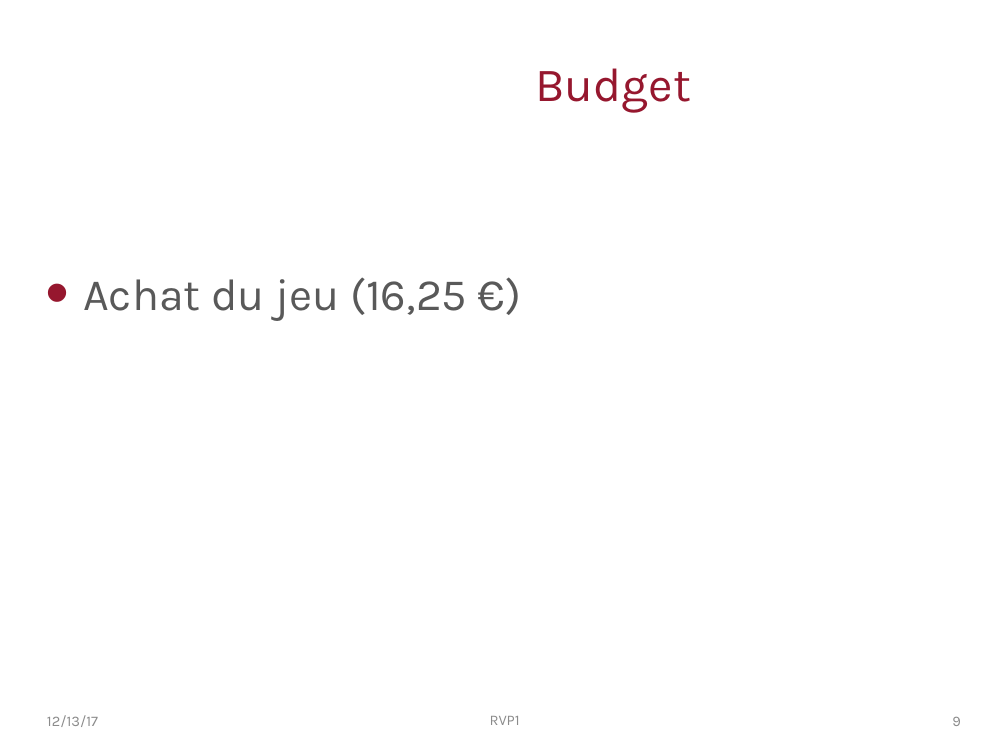
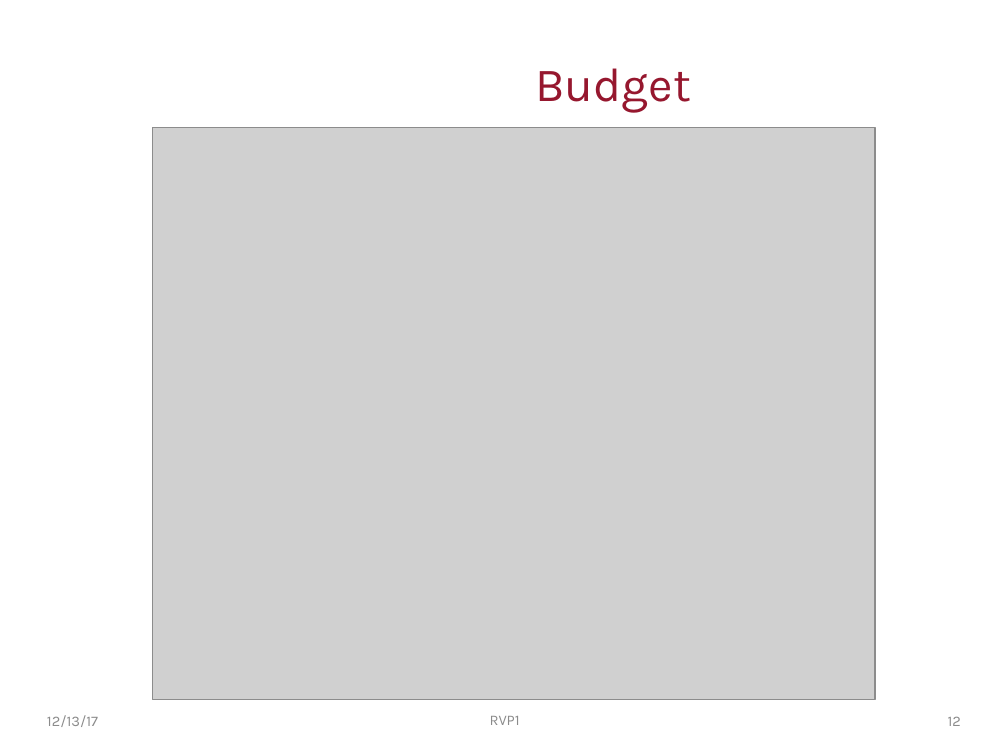
Before and after one commit to PingouinsECL/documents, a slide deck: slide 12 of RVP1.pptx (slide 9 before the commit). Drawn at 1008x756 pixels with LibreOffice and Linux fonts; fonts in the diff are those of the drawing; grey boxes stand for pictures; background and template pictures are left out. Boxes give left, top, right and bottom in pixels: in the first picture for what was removed or moved away, otherwise in the second. Text is boxed around its words. In the diff, an @@ line names an element or a change of style, - is before the commit and + after.

```diff
--- a/RVP1.pptx
+++ b/RVP1.pptx
@@ picture added at (x1=152, y1=127, x2=875, y2=700) @@
@@ text removed at (x1=83, y1=277, x2=467, y2=321) @@
-• Achat du jeu (16,25 €)
@@ page number at (x1=948, y1=717, x2=961, y2=726): text changed @@
-9
+12
```
Also in this commit, not shown: 4 other slides changed, 4 slides added.
